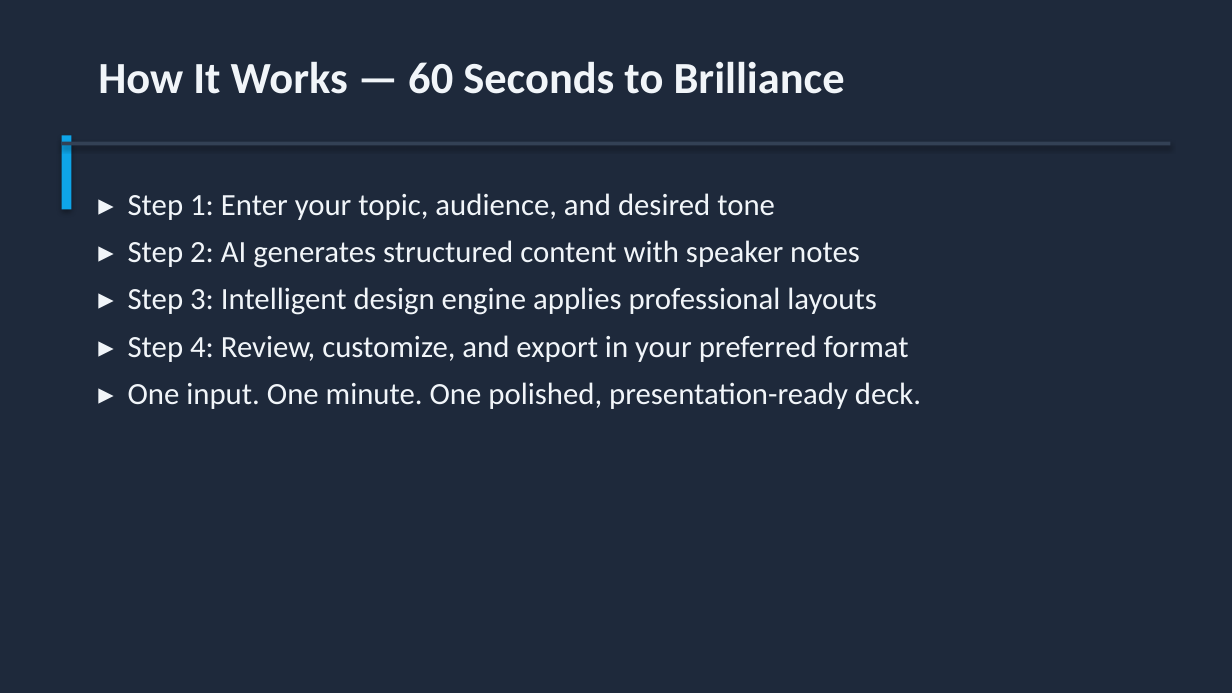
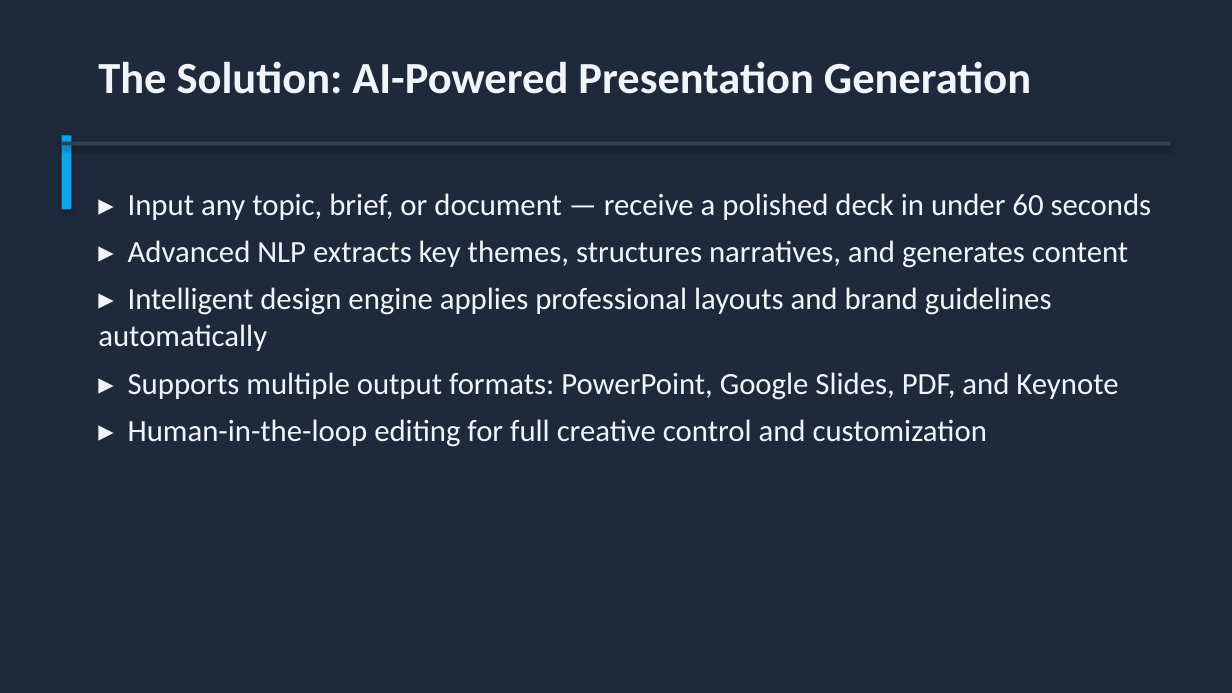
Before and after one commit to Moodswing9/claude-deck-generator, a slide deck: slide 5 of AI_Presentation_Generator_Pitch.pptx. Drawn at 1232x693 pixels with LibreOffice and Linux fonts; fonts in the diff are those of the drawing. Boxes give left, top, right and bottom in pixels: in the first picture for what was removed or moved away, otherwise in the second. Text is boxed around its words. In the diff, an @@ line names an element or a change of style, - is before the commit and + after.

```diff
--- a/AI_Presentation_Generator_Pitch.pptx
+++ b/AI_Presentation_Generator_Pitch.pptx
@@ text at (98,61,1031,94): text changed @@
-How It Works — 60 Seconds to Brilliance
+The Solution: AI-Powered Presentation Generation
@@ text at (98,193,1152,447): text changed @@
-▸ Step 1: Enter your topic, audience, and desired tone
-▸ Step 2: AI generates structured content with speaker notes
-▸ Step 3: Intelligent design engine applies professional layouts
-▸ Step 4: Review, customize, and export in your preferred format
-▸ One input. One minute. One polished, presentation-ready deck.
+▸ Input any topic, brief, or document — receive a polished deck in under 60 seconds
+▸ Advanced NLP extracts key themes, structures narratives, and generates content
+▸ Intelligent design engine applies professional layouts and brand guidelines automatically
+▸ Supports multiple output formats: PowerPoint, Google Slides, PDF, and Keynote
+▸ Human-in-the-loop editing for full creative control and customization
```
Also in this commit, not shown: 8 other slides changed, 2 slides added, 2 slides removed, 4 other files.
